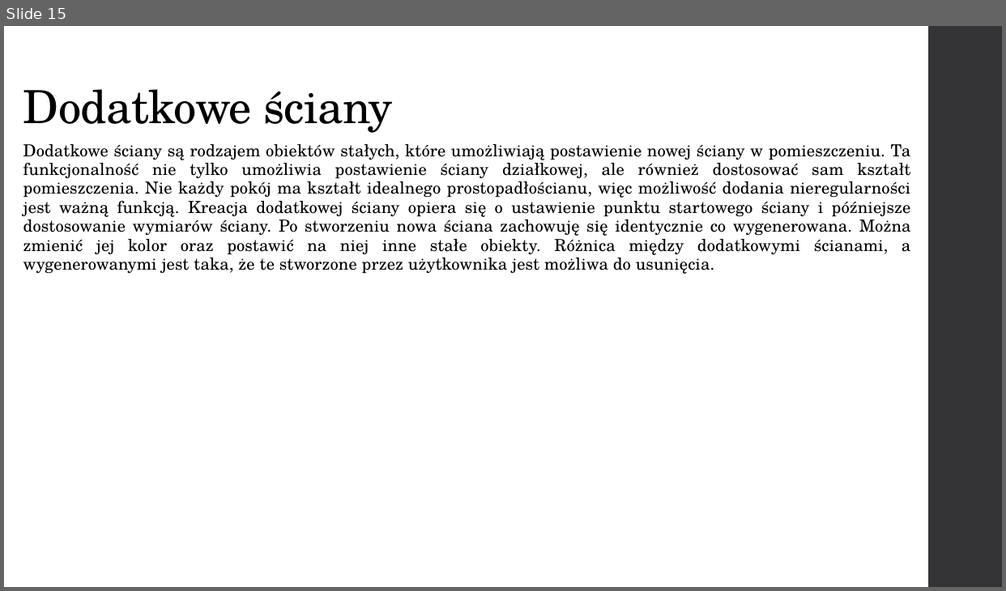
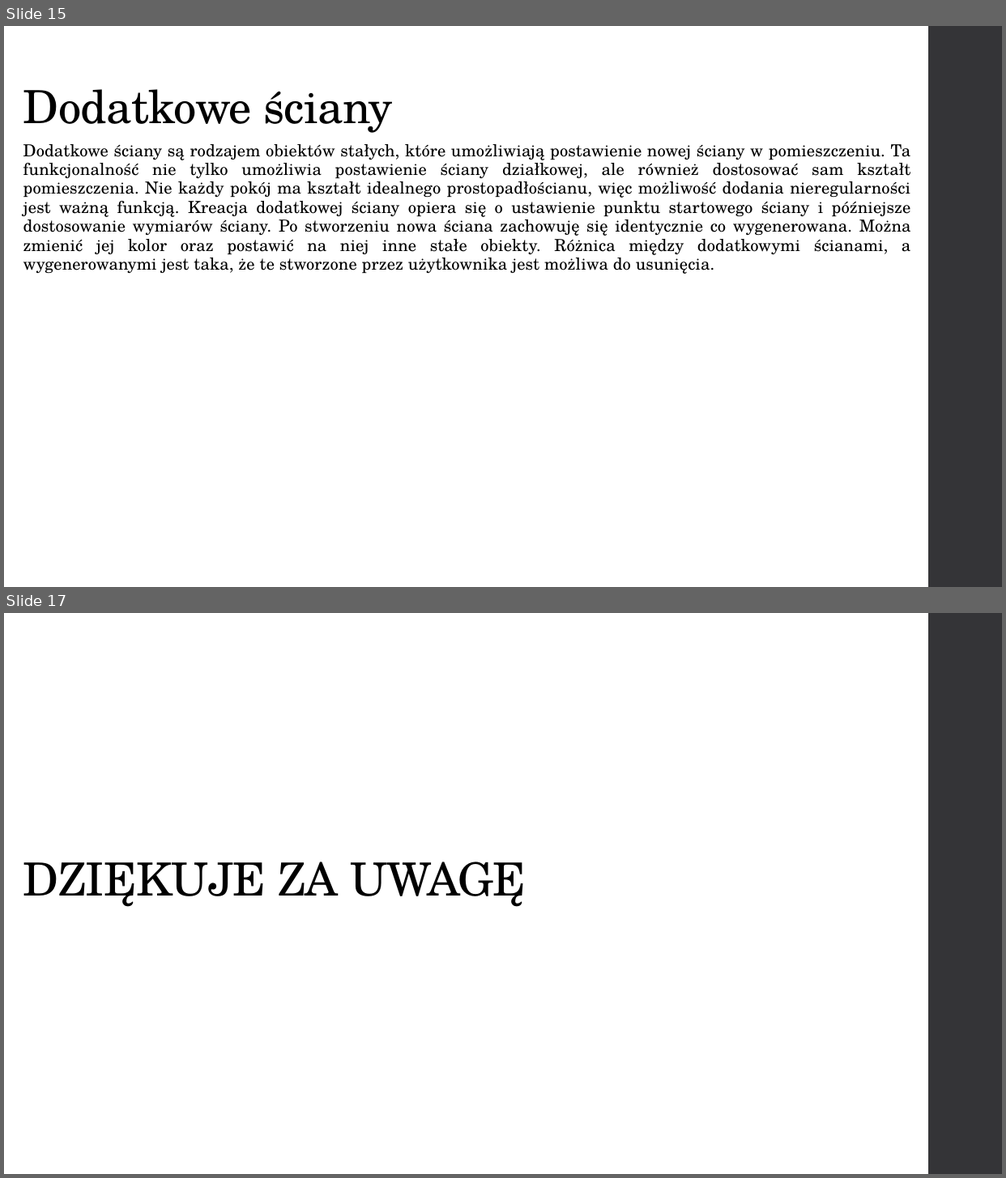
Before and after one commit to GlitchedGuest/PracaInzynieryjska, a slide deck: PrezentacjaAndrzejParuch.pptx. Shown one above the other, each under a label of ours: slide 15 before the commit, slides 15 and 17 after it; the slides between them are not shown. The pictures are 1006x591 and 1006x1178 pixels, drawn with LibreOffice and Linux fonts; fonts in the diff are those of the drawing. Boxes give left, top, right and bottom in pixels: in the first picture for what was removed or moved away, otherwise in the second. Text is boxed around its words. In the diff, an @@ line names an element or a change of style, - is before the commit and + after.

```diff
--- a/PrezentacjaAndrzejParuch.pptx
+++ b/PrezentacjaAndrzejParuch.pptx
@@ slide 17 added at <box>4,613,1002,1174</box>, background #FFFFFF; not listed: 1 template element that a slide beside it also shows @@
@@ title added at <box>23,862,526,907</box>, 44 pt, text #000000 @@
+DZIĘKUJE ZA UWAGĘ
```
Also in this commit, not shown: 1 slide changed.
